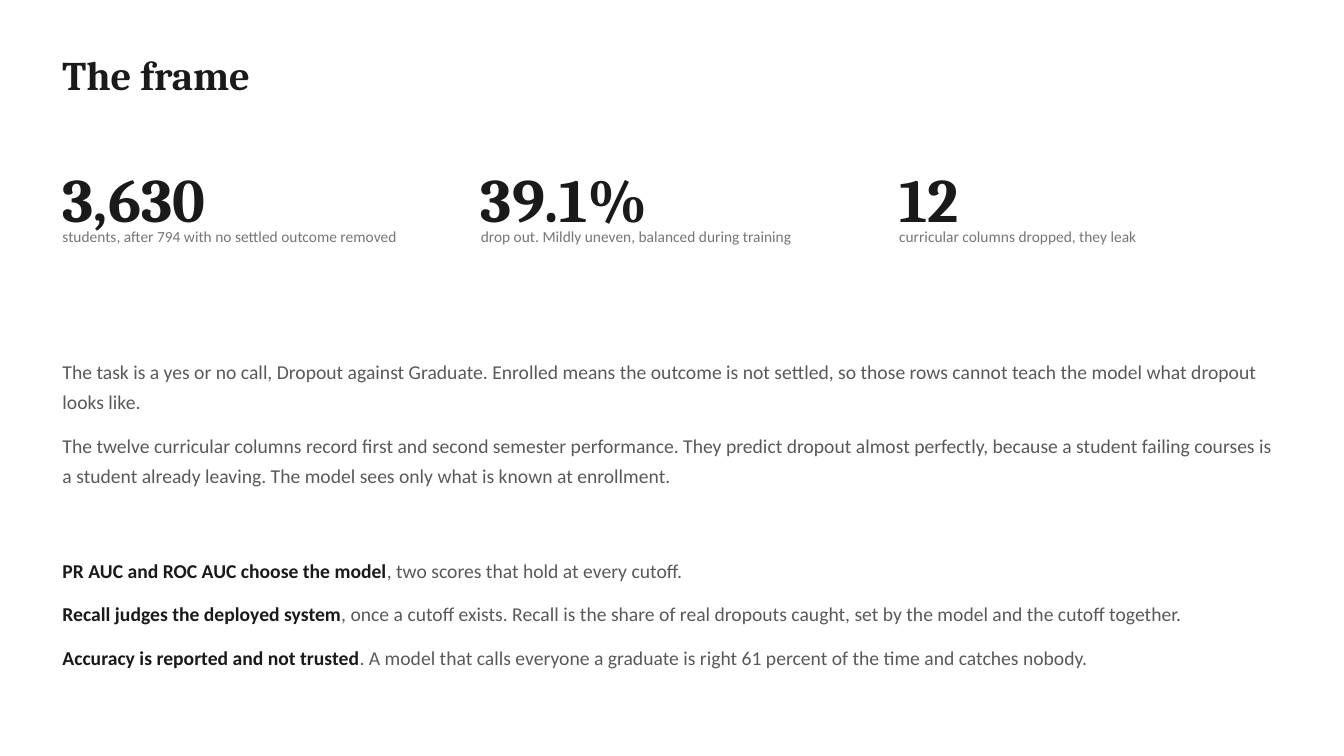
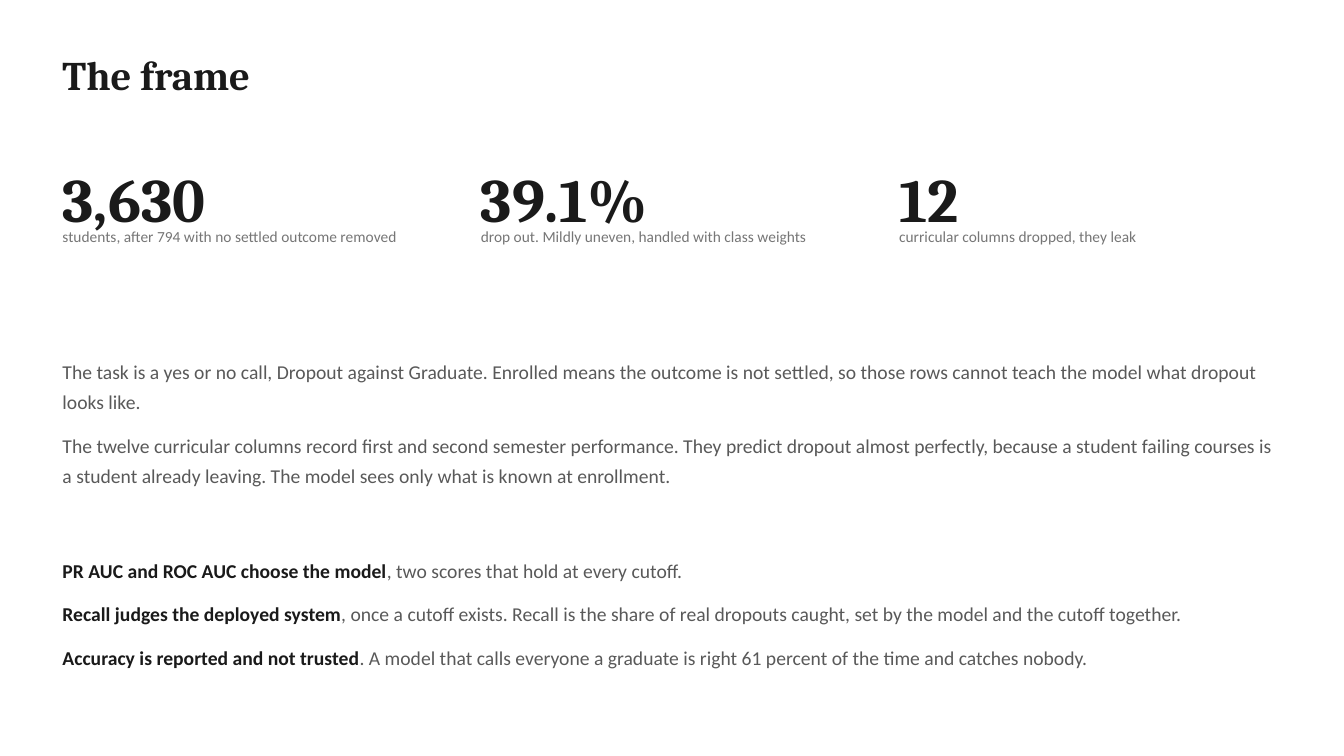
Before and after one commit to jeryldev/pgdaiml-capstone, a slide deck: slide 2 of presentations/technical.pptx. Drawn at 1344x756 pixels with LibreOffice and Linux fonts; fonts in the diff are those of the drawing. Boxes give left, top, right and bottom in pixels: in the first picture for what was removed or moved away, otherwise in the second. Text is boxed around its words. In the diff, an @@ line names an element or a change of style, - is before the commit and + after.

```diff
--- a/presentations/technical.pptx
+++ b/presentations/technical.pptx
@@ text at bbox=[481, 231, 806, 245]: text changed @@
-drop out. Mildly uneven, balanced during training
+drop out. Mildly uneven, handled with class weights
```
Also in this commit, not shown: 4 other slides changed, 10 other files.
